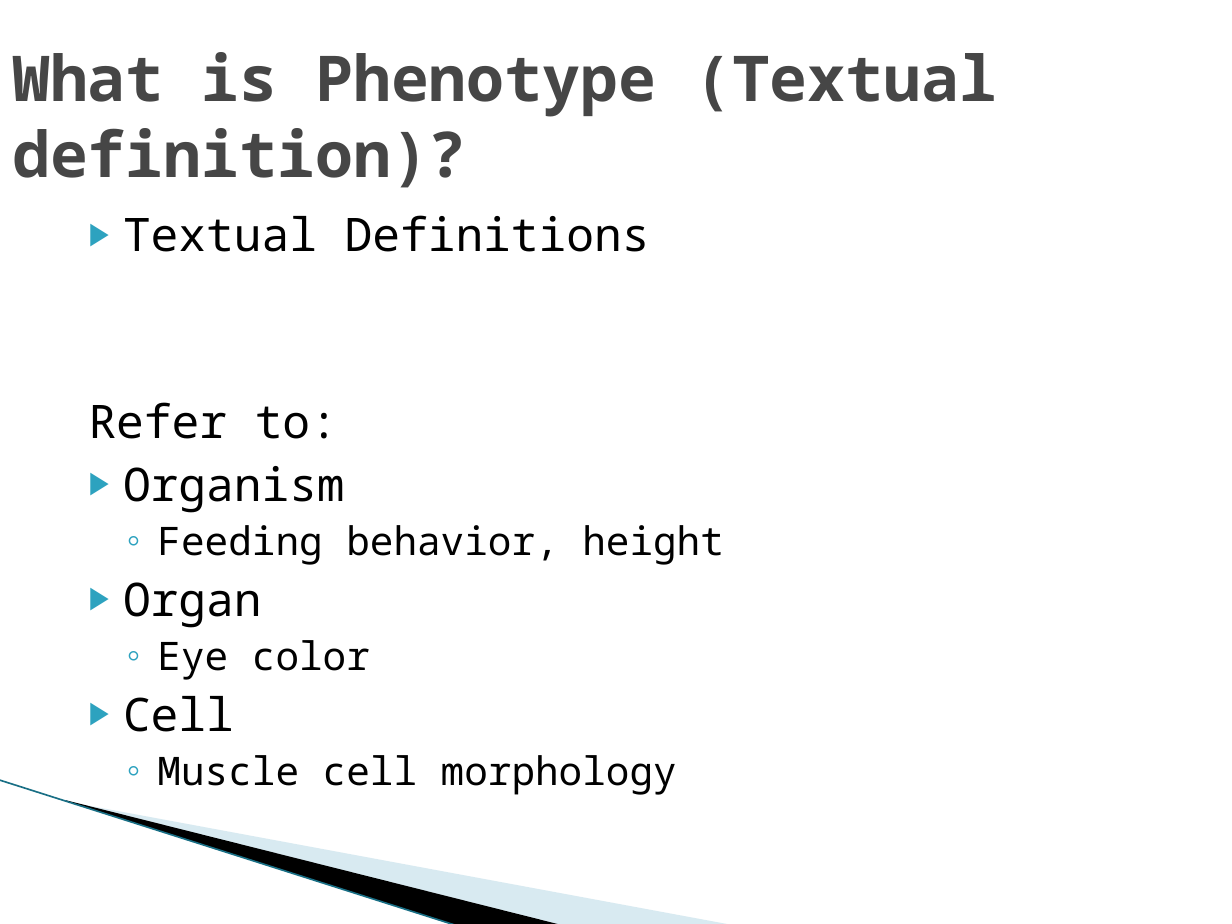
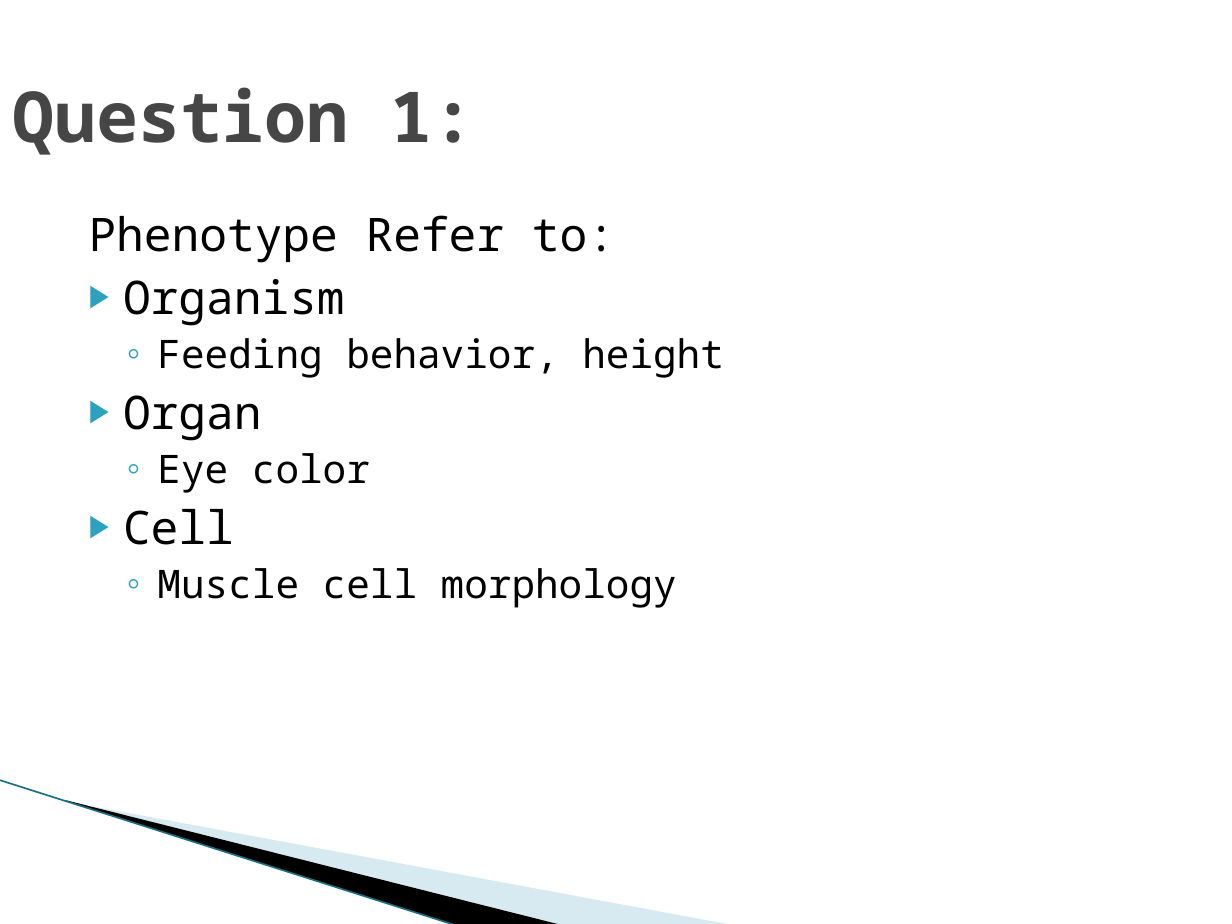
Before and after one commit to obi-ontology/obi-legacy-svn, a slide deck: slide 4 of trunk/docs/presentations/OBI workshop Oct 2011 Philly/Phenotype.pptx (slide 2 before the commit). Drawn at 1232x924 pixels with LibreOffice and Linux fonts; fonts in the diff are those of the drawing; background and template pictures are left out. Boxes give left, top, right and bottom in pixels: in the first picture for what was removed or moved away, otherwise in the second. Text is boxed around its words. In the diff, an @@ line names an element or a change of style, - is before the commit and + after.

```diff
--- a/trunk/docs/presentations/OBI workshop Oct 2011 Philly/Phenotype.pptx
+++ b/trunk/docs/presentations/OBI workshop Oct 2011 Philly/Phenotype.pptx
@@ title at (x1=12, y1=87, x2=475, y2=155): text changed; size 36.9 to 41 pt @@
-What is Phenotype (Textual definition)?
+Question 1:
@@ text at (x1=89, y1=215, x2=615, y2=263): text changed @@
-▶ Textual Definitions
-Refer to:
+Phenotype Refer to:
```
Also in this commit, not shown: 3 slides added, 1 other file.
